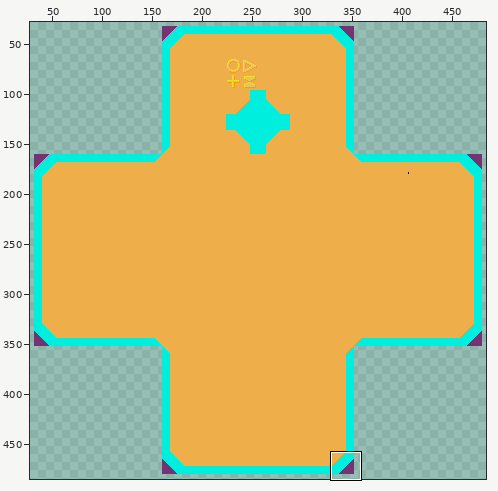
Two states of a sprite sheet, srcref/groundToHole.png. The first picture is a wide view before the edit; the outline marks the close-up.
Close-up. The starting point:
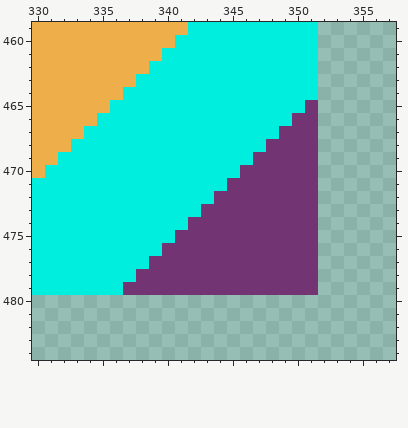
The file is 512x512 pixels. Shown: x 330..357, y 459..484. The wide view leaves out empty margins. The commit also changed other parts of the picture, which this record leaves out.
New version:
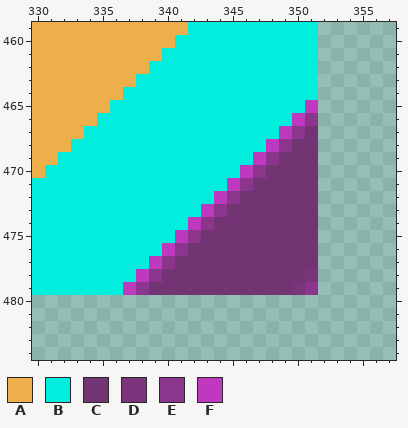
Palette (. is transparent): A #eeae4a  B #00eede  C #733473  D #7b347b  E #8c358c  F #bf39bf
Edits made:
Colour D replaces colour C in row 478 at x 351; in row 479 at x 350.
Colour E replaces colour C in row 466 at x 351; in row 467 at x 350; in row 468 at x 349; in row 469 at x 348; in row 470 at x 347; in row 471 at x 346.
Colour E replaces colour C in row 472 at x 345; in row 473 at x 344; in row 474 at x 343; in row 475 at x 342; in row 476 at x 341; in row 477 at x 340.
Colour E replaces colour C in row 478 at x 339; in row 479 at x 338 and 351.
Colour F replaces colour C in row 465 at x 351; in row 466 at x 350; in row 467 at x 349; in row 468 at x 348; in row 469 at x 347; in row 470 at x 346.
Colour F replaces colour C in row 471 at x 345; in row 472 at x 344; in row 473 at x 343; in row 474 at x 342; in row 475 at x 341; in row 476 at x 340.
Colour F replaces colour C in row 477 at x 339; in row 478 at x 338; in row 479 at x 337.
